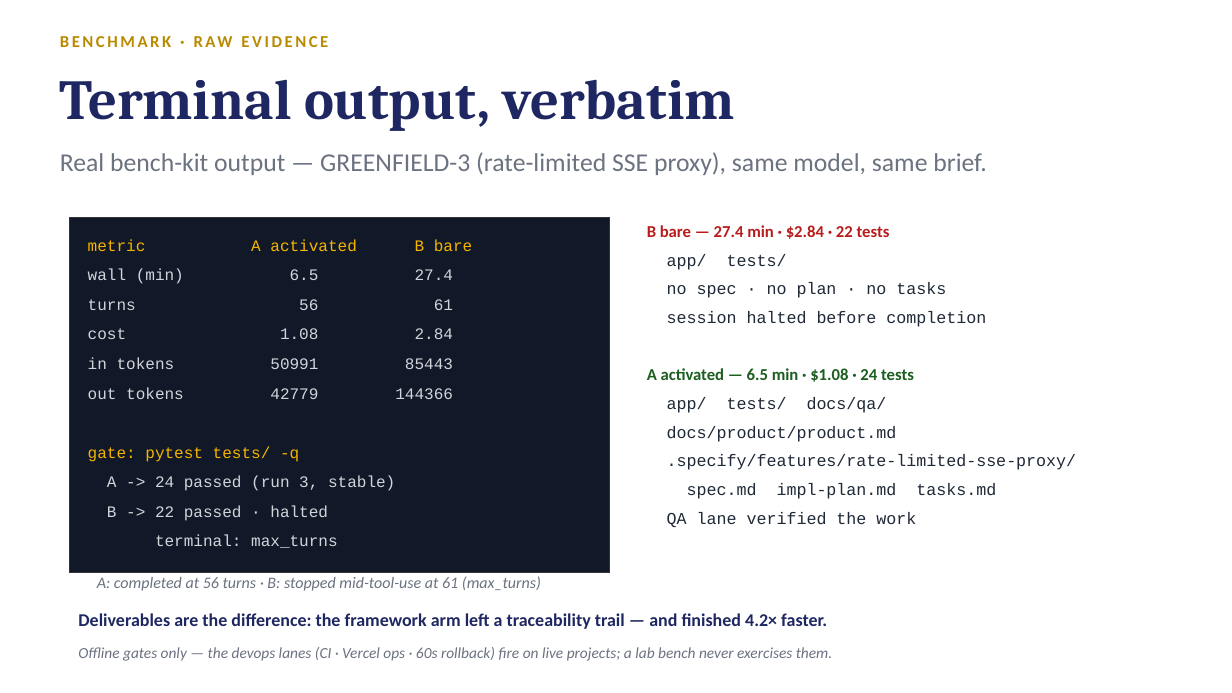
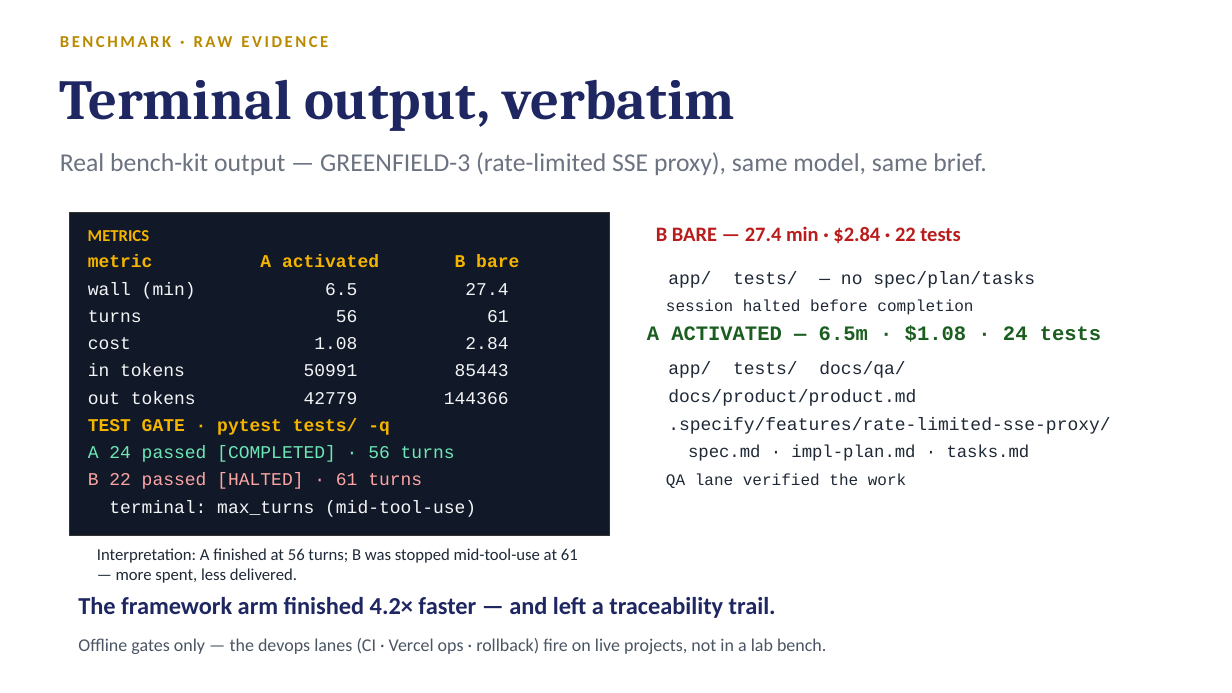
Before and after one commit to trac41799/claude-code-agentic-sdlc, a slide deck: slide 13 of docs/slides/Agentic-SDLC-Tech-Audience.pptx (slide 12 before the commit). Drawn at 1232x693 pixels with LibreOffice and Linux fonts; fonts in the diff are those of the drawing. Boxes give left, top, right and bottom in pixels: in the first picture for what was removed or moved away, otherwise in the second. Text is boxed around its words. In the diff, an @@ line names an element or a change of style, - is before the commit and + after.

Commit message:
deck: fork-first notice slide (tinker on the fork, official repo read-only), consistent repo naming on install+links slides, readability overhaul of slides 13-16 per vision review (larger fonts, contrast, column headers, fixed card overflow, shortened URLs)

```diff
--- a/docs/slides/Agentic-SDLC-Tech-Audience.pptx
+++ b/docs/slides/Agentic-SDLC-Tech-Audience.pptx
@@ rectangle: place and size @@
-rectangle at bbox=[69, 217, 610, 573]
+rectangle at bbox=[69, 213, 610, 536]
@@ text added at bbox=[88, 230, 149, 241], 13 pt, text #F4B400, bold @@
+METRICS
@@ text at bbox=[656, 226, 960, 243]: text changed; size 13 to 16 pt @@
-B bare — 27.4 min · $2.84 · 22 tests
+B BARE — 27.4 min · $2.84 · 22 tests
@@ text "metric A activated B bare": place and size @@
-text "metric A activated B bare" at bbox=[88, 239, 472, 251]
+text "metric A activated B bare" at bbox=[88, 255, 519, 267]
@@ text "metric A activated B bare" at bbox=[88, 255, 519, 267]: size 12.5 to 14 pt, bold on @@
@@ size 12.5 to 14 pt, text colour #D1D5DB to #F3F4F6 in 5 elements at bbox=[88, 391, 509, 404], bbox=[88, 364, 509, 376], bbox=[88, 337, 508, 349], bbox=[88, 310, 509, 322], bbox=[88, 282, 508, 299] @@
@@ text "wall (min) 6.5 27.4": place and size @@
-text "wall (min) 6.5 27.4" at bbox=[88, 268, 453, 284]
+text "wall (min) 6.5 27.4" at bbox=[88, 282, 508, 299]
@@ text "session halted before completion": place and size @@
-text "session halted before completion" at bbox=[667, 311, 986, 327]
+text "session halted before completion" at bbox=[666, 299, 973, 315]
@@ text "session halted before completion" at bbox=[666, 299, 973, 315]: size 13 to 12.5 pt @@
@@ text removed at bbox=[667, 282, 946, 298] @@
-no spec · no plan · no tasks
@@ text at bbox=[668, 271, 1035, 288]: text changed; size 13 to 14 pt @@
-app/ tests/
+app/ tests/ — no spec/plan/tasks
@@ text "cost 1.08 2.84": place and size @@
-text "cost 1.08 2.84" at bbox=[88, 328, 453, 339]
+text "cost 1.08 2.84" at bbox=[88, 337, 508, 349]
@@ text "turns 56 61": place and size @@
-text "turns 56 61" at bbox=[88, 299, 453, 310]
+text "turns 56 61" at bbox=[88, 310, 509, 322]
@@ text at bbox=[647, 326, 1101, 342]: text changed; size 13 to 16 pt; font Calibri to Courier New @@
-A activated — 6.5 min · $1.08 · 24 tests
+A ACTIVATED — 6.5m · $1.08 · 24 tests
@@ text "in tokens 50991 85443": place and size @@
-text "in tokens 50991 85443" at bbox=[88, 357, 453, 369]
+text "in tokens 50991 85443" at bbox=[88, 364, 509, 376]
@@ text at bbox=[88, 418, 390, 435]: text changed; size 12.5 to 14 pt; bold on @@
-gate: pytest tests/ -q
+TEST GATE · pytest tests/ -q
@@ 3 texts: place and size @@
-3 texts at bbox=[667, 397, 1077, 470]
+3 texts at bbox=[668, 362, 1110, 434]
@@ size 13 to 14 pt in 3 elements at bbox=[668, 362, 905, 378], bbox=[668, 390, 916, 406], bbox=[668, 417, 1110, 434] @@
@@ text at bbox=[88, 446, 455, 462]: text changed; size 12.5 to 14 pt; text colour #D1D5DB to #6EE7B7 @@
-A -> 24 passed (run 3, stable)
+A 24 passed [COMPLETED] · 56 turns
@@ text at bbox=[688, 445, 1030, 461]: text changed; size 13 to 13.5 pt @@
-spec.md impl-plan.md tasks.md
+spec.md · impl-plan.md · tasks.md
@@ text at bbox=[88, 473, 422, 489]: text changed; size 12.5 to 14 pt; text colour #D1D5DB to #FCA5A5 @@
-B -> 22 passed · halted
+B 22 passed [HALTED] · 61 turns
@@ text "QA lane verified the work" at bbox=[666, 473, 906, 488]: size 13 to 12.5 pt @@
@@ text "QA lane verified the work": place and size @@
-text "QA lane verified the work" at bbox=[667, 512, 916, 527]
+text "QA lane verified the work" at bbox=[666, 473, 906, 488]
@@ text at bbox=[109, 500, 476, 517]: text changed; size 12.5 to 14 pt; text colour #D1D5DB to #F3F4F6 @@
-terminal: max_turns
+terminal: max_turns (mid-tool-use)
@@ text at bbox=[97, 548, 578, 583]: text changed; size 12.5 to 13 pt; text colour #6B7280 to #1F2937; italic off @@
-A: completed at 56 turns · B: stopped mid-tool-use at 61 (max_turns)
+Interpretation: A finished at 56 turns; B was stopped mid-tool-use at 61 — more spent, less delivered.
@@ text at bbox=[78, 597, 776, 618]: text changed; size 14 to 19 pt @@
-Deliverables are the difference: the framework arm left a traceability trail — and finished 4.2× faster.
+The framework arm finished 4.2× faster — and left a traceability trail.
@@ text at bbox=[78, 638, 826, 654]: text changed; size 12 to 14 pt; text colour #6B7280 to #4B5563; italic off @@
-Offline gates only — the devops lanes (CI · Vercel ops · 60s rollback) fire on live projects; a lab bench never exercises them.
+Offline gates only — the devops lanes (CI · Vercel ops · rollback) fire on live projects, not in a lab bench.
```
Also in this commit, not shown: 4 other slides changed, 1 slide added, 1 other file.
